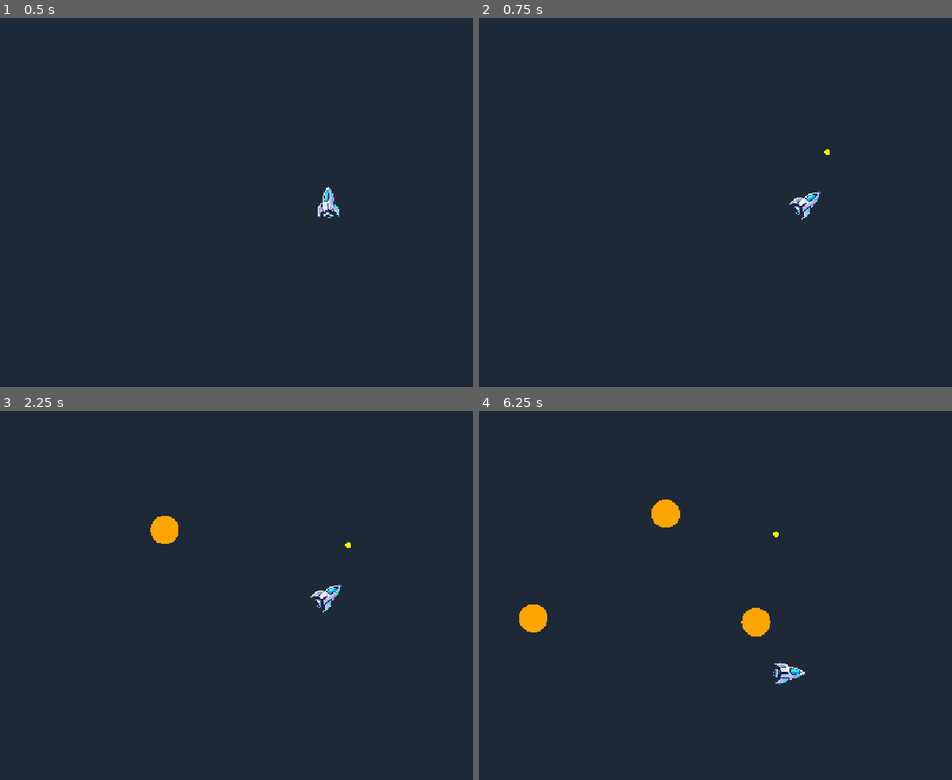
Above: before the commit, frames 1-4 (two rows, left to right).
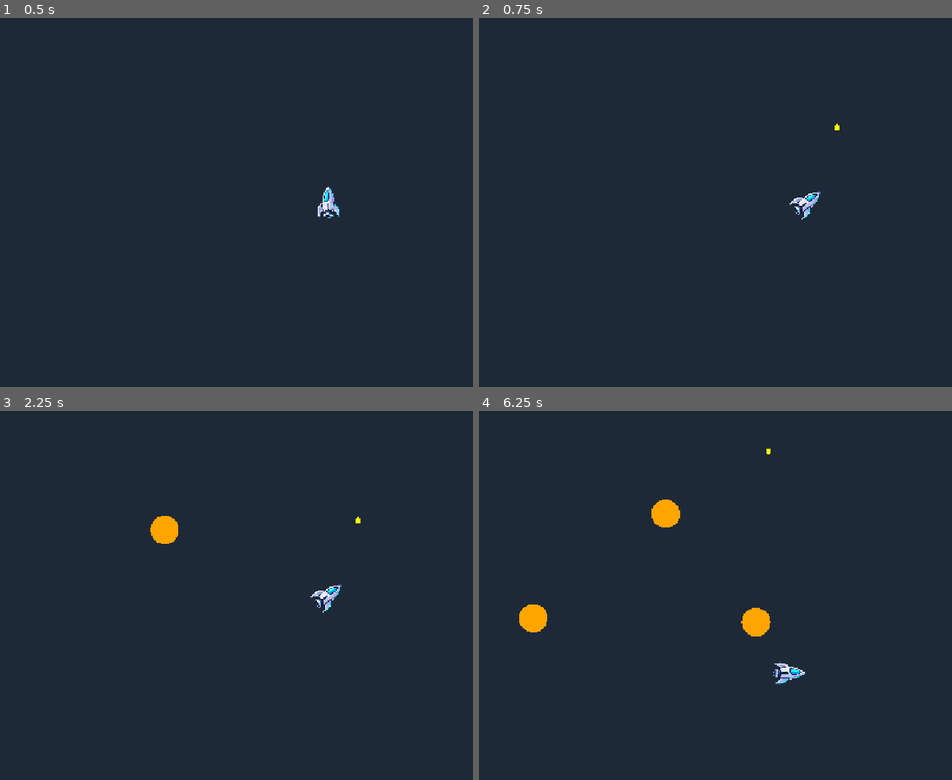
Above: after the commit, the same moments.

Repository: nikelaz/rockstorm
Game: Godot game, scene res://src/world.tscn
The game is run twice, just before and just after one commit, with the same random seed, the same clock (stepped at 60 frames per second) and the same inputs.
Inputs:
- Up to frame 1 (0.5 s): no input
- Up to frame 2 (0.75 s): tap Enter at 0.5 s; hold Right (ui_right) from 0.53 s (still down); tap Space (shoot) at 0.6 s
- Up to frame 3 (2.25 s): release Right (ui_right) at 1.28 s; hold Left (ui_left) 1.28-2.03 s; tap Space (shoot) at 1.35, 2.1 s; hold Right (ui_right) from 2.03 s (still down)
- Up to frame 4 (6.25 s): release Right (ui_right) at 2.78 s; hold Up (ui_up) 2.78-3.53 s; tap Space (shoot) every 0.75 s from 2.85 to 5.85 s; hold Left (ui_left) 3.53-5.78 s; hold Right (ui_right) from 5.78 s (still down)

Frame 1 is identical in both runs. In frame 2, less than 0.1% of the frame differs, in the area x 72-77%, y 28-38%; in frame 3, less than 0.1%; in frame 4, less than 0.1%.

Commit message:
feat: collision detection

Diff:
--- a/project.godot
+++ b/project.godot
@@ -20,6 +20,10 @@
 window/stretch/mode="canvas_items"
 window/stretch/aspect="expand"
 
+[global_group]
+
+asteroids=""
+
 [input]
 
 shoot={
--- a/src/asteroid.tscn
+++ b/src/asteroid.tscn
@@ -2,5 +2,13 @@
 
 [ext_resource type="Script" uid="uid://crl33csvvlv2w" path="res://src/asteroid.gd" id="1_gpy83"]
 
-[node name="Asteroid" type="Area2D" unique_id=555770795]
+[sub_resource type="CircleShape2D" id="CircleShape2D_stymg"]
+radius = 25.0
+
+[node name="Asteroid" type="Area2D" unique_id=1331244253 groups=["asteroids"]]
+collision_layer = 4
+collision_mask = 0
 script = ExtResource("1_gpy83")
+
+[node name="CollisionShape2D" type="CollisionShape2D" parent="." unique_id=1421284967]
+shape = SubResource("CircleShape2D_stymg")
--- a/src/bullet.gd
+++ b/src/bullet.gd
@@ -1,8 +1,12 @@
-extends Node2D
+extends Area2D
 
-@export var speed: float = 600.0
+@export var speed: float = 1000.0
 
 func _ready() -> void:
+	area_entered.connect(on_area_entered)
+	auto_destroy_after_timeout()
+
+func auto_destroy_after_timeout() -> void:
 	await get_tree().create_timer(2.0).timeout
 	queue_free()
 
@@ -15,3 +19,8 @@
 
 	if not get_viewport_rect().has_point(global_position):
 		queue_free()
+
+func on_area_entered(area: Area2D) -> void:
+	if area.is_in_group("asteroids"):
+		area.queue_free()
+		queue_free()
--- a/src/bullet.tscn
+++ b/src/bullet.tscn
@@ -2,5 +2,13 @@
 
 [ext_resource type="Script" uid="uid://c8k32w0frcnar" path="res://src/bullet.gd" id="1_l4h0r"]
 
-[node name="Bullet" type="Node2D" unique_id=322481732]
+[sub_resource type="CircleShape2D" id="CircleShape2D_stymg"]
+radius = 5.0
+
+[node name="Bullet" type="Area2D" unique_id=812785524]
+collision_layer = 2
+collision_mask = 4
 script = ExtResource("1_l4h0r")
+
+[node name="CollisionShape2D" type="CollisionShape2D" parent="." unique_id=599912814]
+shape = SubResource("CircleShape2D_stymg")
--- a/src/player.gd
+++ b/src/player.gd
@@ -1,4 +1,4 @@
-extends Node2D
+extends Area2D
 
 const SHIP_IDLE = preload("res://assets/ship_idle.png")
 const SHIP_BURNING = preload("res://assets/ship_burning.png")
@@ -14,6 +14,7 @@
 func _ready() -> void:
 	global_position = get_viewport_rect().size / 2.0
 	rotation = -PI / 2.0
+	area_entered.connect(on_area_entered)
 
 func rotate_with_input(delta: float) -> void:
 	var left_right_axis = Input.get_axis("ui_left", "ui_right")
@@ -59,3 +60,8 @@
 
 func _process(delta: float) -> void:
 	handle_shooting()
+
+func on_area_entered(area: Area2D) -> void:
+	# Temp: we should show a game menu to restart the game
+	if area.is_in_group("asteroids"):
+		get_tree().reload_current_scene.call_deferred()
--- a/src/player.tscn
+++ b/src/player.tscn
@@ -1,11 +1,16 @@
 [gd_scene format=3 uid="uid://bp5o36i471bmm"]
 
-[ext_resource type="Script" uid="uid://b5y8bhphpv6m8" path="res://player.gd" id="1_4flbx"]
+[ext_resource type="Script" uid="uid://b5y8bhphpv6m8" path="res://src/player.gd" id="1_4flbx"]
 [ext_resource type="Texture2D" uid="uid://cuts28j2giely" path="res://assets/ship_idle.png" id="2_onrkg"]
+
+[sub_resource type="CapsuleShape2D" id="CapsuleShape2D_wtaaw"]
+radius = 33.19
+height = 108.94
 
 [node name="World" type="Node2D" unique_id=1566183032]
 
-[node name="Player" type="Node2D" parent="." unique_id=350543370]
+[node name="Player" type="Area2D" parent="." unique_id=132923470]
+collision_mask = 4
 script = ExtResource("1_4flbx")
 
 [node name="Sprite2D" type="Sprite2D" parent="Player" unique_id=405194854]
@@ -13,3 +18,8 @@
 scale = Vector2(0.1, 0.1)
 texture = ExtResource("2_onrkg")
 offset = Vector2(0, 260)
+
+[node name="CollisionShape2D" type="CollisionShape2D" parent="Player" unique_id=1366932878]
+position = Vector2(-7, 0)
+rotation = 1.5707964
+shape = SubResource("CapsuleShape2D_wtaaw")
--- a/src/world.tscn
+++ b/src/world.tscn
@@ -3,6 +3,10 @@
 [ext_resource type="Script" uid="uid://b5y8bhphpv6m8" path="res://src/player.gd" id="1_f3sb7"]
 [ext_resource type="Script" uid="uid://gw2u36c3d1kb" path="res://src/world.gd" id="1_fj7yv"]
 [ext_resource type="Texture2D" uid="uid://cuts28j2giely" path="res://assets/ship_idle.png" id="3_0qwtu"]
+
+[sub_resource type="CapsuleShape2D" id="CapsuleShape2D_stymg"]
+radius = 19.0
+height = 68.0
 
 [sub_resource type="GDScript" id="GDScript_0qwtu"]
 script/source = "extends Timer
@@ -20,7 +24,8 @@
 [node name="World" type="Node2D" unique_id=1566183032]
 script = ExtResource("1_fj7yv")
 
-[node name="Player" type="Node2D" parent="." unique_id=350543370]
+[node name="Player" type="Area2D" parent="." unique_id=925038773]
+collision_mask = 4
 script = ExtResource("1_f3sb7")
 
 [node name="Sprite2D" type="Sprite2D" parent="Player" unique_id=750615219]
@@ -29,6 +34,11 @@
 texture = ExtResource("3_0qwtu")
 offset = Vector2(0, 235)
 
+[node name="CollisionShape2D" type="CollisionShape2D" parent="Player" unique_id=1492218921]
+position = Vector2(-4, 0)
+rotation = 1.5707964
+shape = SubResource("CapsuleShape2D_stymg")
+
 [node name="AsteroidSpawnTimer" type="Timer" parent="." unique_id=271606059]
 wait_time = 2.0
 autostart = true
